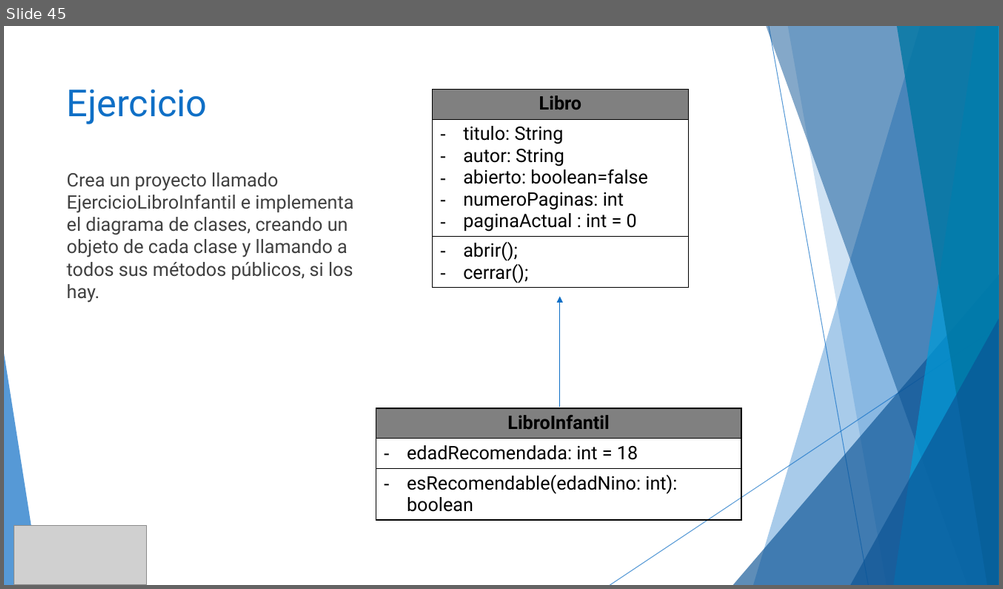
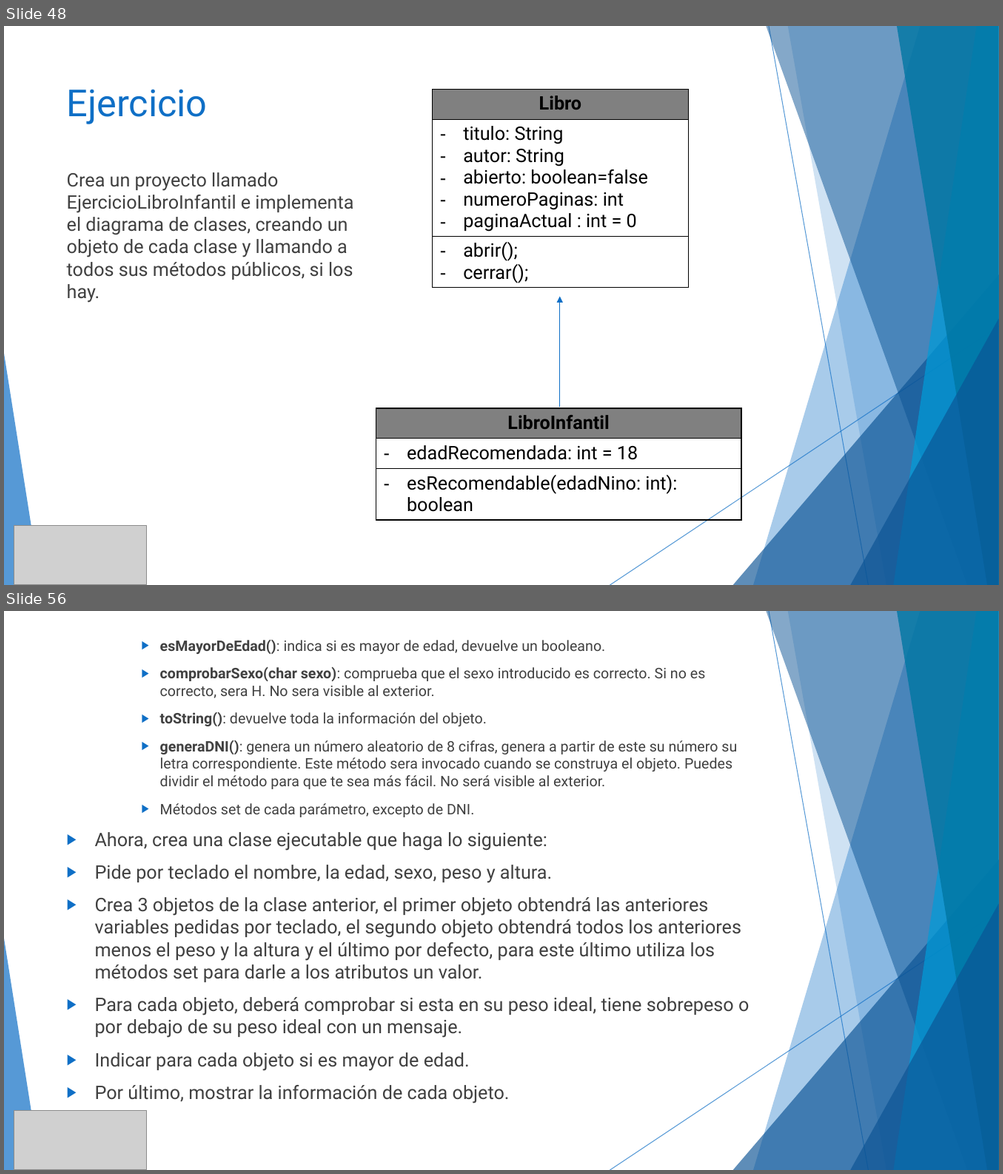
Before and after one commit to MChuil/Java, a slide deck: JAVA.pptx. Shown one above the other, each under a label of ours: slide 45 before the commit, slides 48 and 56 after it; the slides between them are not shown. The pictures are 1003x589 and 1003x1174 pixels, drawn with LibreOffice and Linux fonts; fonts in the diff are those of the drawing; grey boxes stand for pictures. Boxes give left, top, right and bottom in pixels: in the first picture for what was removed or moved away, otherwise in the second. Text is boxed around its words. In the diff, an @@ line names an element or a change of style, - is before the commit and + after.

```diff
--- a/JAVA.pptx
+++ b/JAVA.pptx
@@ slide 56 added at [4, 611, 999, 1170], background #FFFFFF; not listed: 10 template elements that a slide beside it also shows @@
@@ text added at [95, 639, 748, 1104], 18 pt, text #404040 @@
+    ▶ esMayorDeEdad(): indica si es mayor de edad, devuelve un booleano.
+    ▶ comprobarSexo(char sexo): comprueba que el sexo introducido es correcto. Si no es correcto, sera H. No sera visible al exterior.
+    ▶ toString(): devuelve toda la información del objeto.
+    ▶ generaDNI(): genera un número aleatorio de 8 cifras, genera a partir de este su número su letra correspondiente. Este método sera invocado cuando se construya el objeto. Puedes dividir el método para que te sea más fácil. No será visible al exterior.
+    ▶ Métodos set de cada parámetro, excepto de DNI.
+▶ Ahora, crea una clase ejecutable que haga lo siguiente:
+▶ Pide por teclado el nombre, la edad, sexo, peso y altura.
+▶ Crea 3 objetos de la clase anterior, el primer objeto obtendrá las anteriores variables pedidas por teclado, el segundo objeto obtendrá todos los anteriores menos el peso y la altura y el último por defecto, para este último utiliza los métodos set para darle a los atributos un valor.
+▶ Para cada objeto, deberá comprobar si esta en su peso ideal, tiene sobrepeso o por debajo de su peso ideal con un mensaje.
+▶ Indicar para cada objeto si es mayor de edad.
+▶ Por último, mostrar la información de cada objeto.
@@ picture added at [14, 1111, 147, 1170] @@
@@ what was slide 45 is now slide 48 @@
```
Also in this commit, not shown: 1 slide changed, 14 other slides added, 49 other files.
